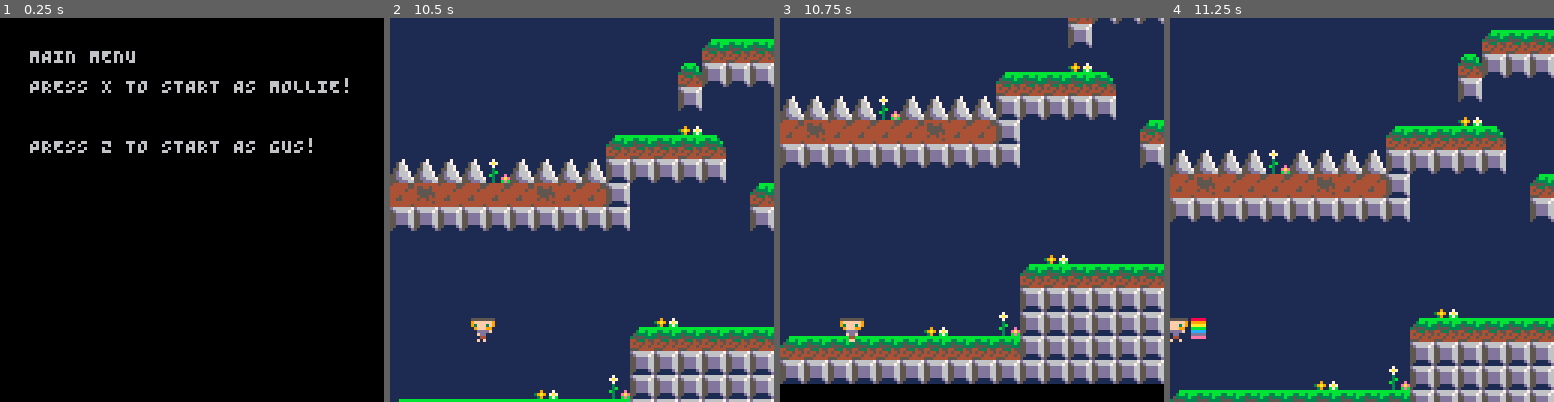
Above: before the commit, frames 1-4 (left to right).
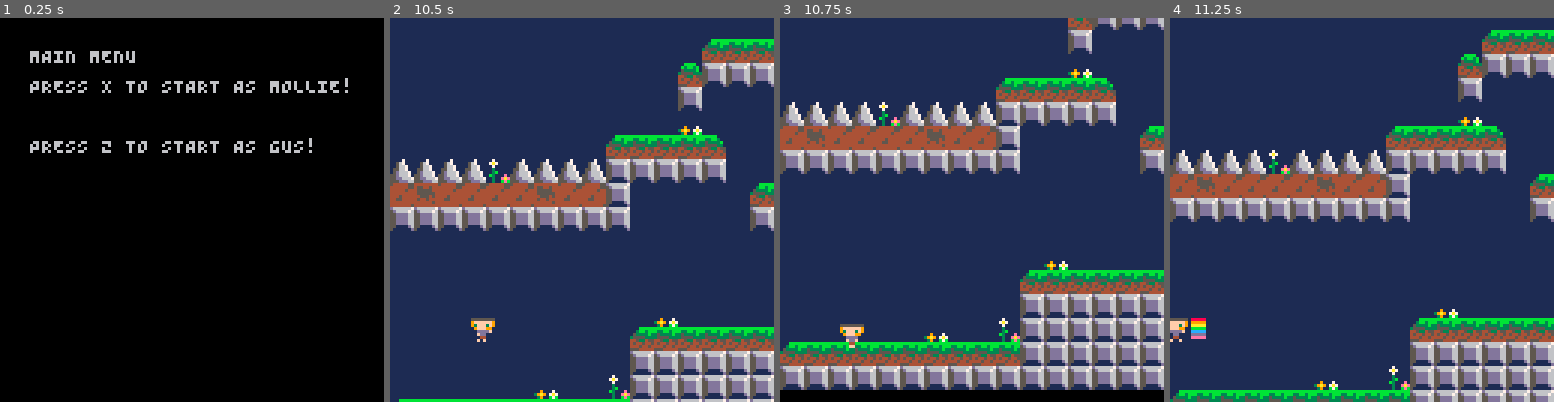
Above: after the commit, the same moments.

Repository: connorryanbaker/kmg
Game: PICO-8 cartridge currentdraft.p8
The game is run twice, just before and just after one commit, with the same random seed, the same clock (stepped at 60 frames per second) and the same inputs.
Inputs:
- Up to frame 1 (0.25 s): no input
- Up to frame 2 (10.5 s): tap O (Z key) at 0.33, 0.7, 1.43, 2.22, 3.1, 3.98, 4.87, 5.75, 6.63, 7.52, 8.4, 9.28, 10.17 s; tap X (X key) at 1.07, 2.07, 2.4, 2.73, 3.07, 3.4, 3.73, 4.07, 4.4, 4.73, 5.07, 5.4, 5.73, 6.07, 6.4, 6.73, 7.07, 7.4, 7.73, 8.07, 8.4, 8.73, 9.07, 9.4, 9.73, 10.07, 10.4 s; hold Left 1.97-2.37 s; hold Right 2.87-3.53 s; hold Right 4.13-4.53 s; hold Left 5.13-5.8 s; hold Left 6.23-6.63 s; hold Right 7.13-7.8 s; hold Right 8.4-8.8 s; hold Left 9.4-10.07 s
- Up to frame 3 (10.75 s): hold Left from 10.5 s (still down); tap X (X key) at 10.73 s
- Up to frame 4 (11.25 s): release Left at 10.9 s; tap O (Z key) at 11.05 s; tap X (X key) at 11.07 s

Frames 1-2 are identical in both runs. In frame 3, 26% of the frame differs, in the area x 0-100%, y 0-97%; in frame 4, nothing differs.

Commit message:
cam fixup

Diff:
--- a/currentdraft.p8
+++ b/currentdraft.p8
@@ -157,8 +157,7 @@
   if cam_x < 0 then cam_x=0 end
   if cam_x > max_cam_x then cam_x=max_cam_x end
   cam_y=player.y-104+player.w/2
-  -- cam_y=mid(miny, player.y-64+player.w/2, maxy)
-  if cam_y > maxy then cam_y=max_y end
+  if cam_y > max_cam_y then cam_y=max_cam_y end
   if cam_y < min_cam_y then cam_y=min_cam_y end
   camera(cam_x,cam_y)
 end
